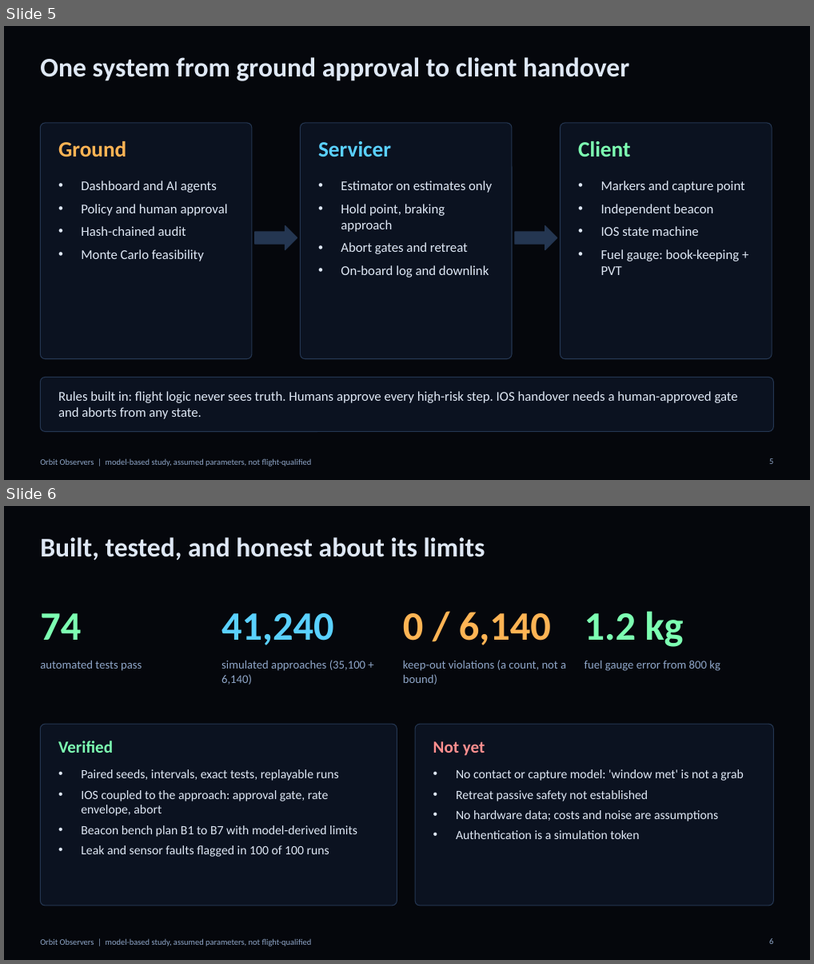
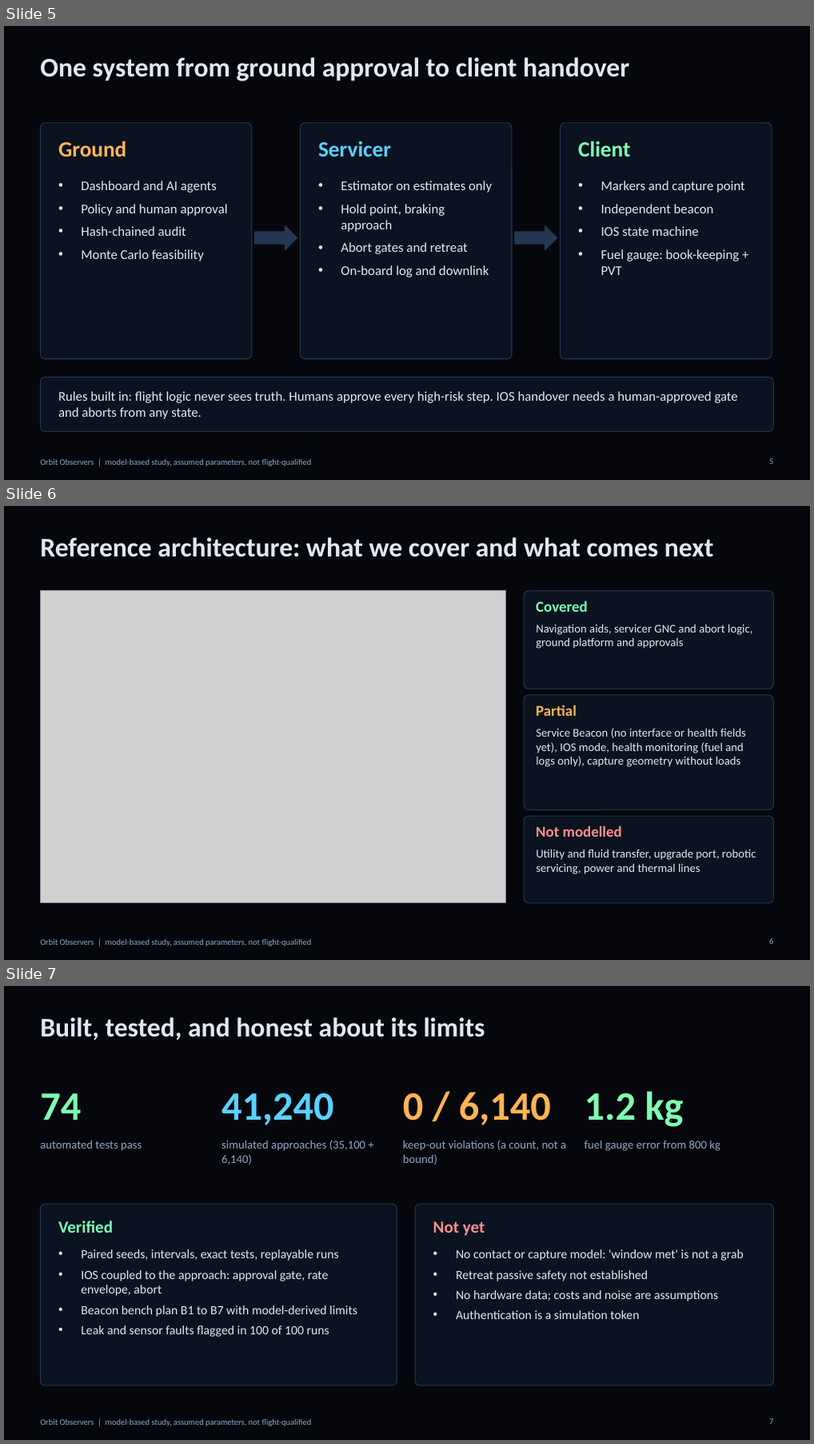
Before and after one commit to Siddharthpatni/Orbit_Observers, a slide deck: docs/presentation/Orbit_Observers_Pitch.pptx. Shown one above the other, each under a label of ours: slides 5 and 6 before the commit, slides 5, 6 and 7 after it. The pictures are 814x964 and 814x1444 pixels, drawn with LibreOffice and Linux fonts; fonts in the diff are those of the drawing; grey boxes stand for pictures. Boxes give left, top, right and bottom in pixels: in the first picture for what was removed or moved away, otherwise in the second. Text is boxed around its words. In the diff, an @@ line names an element or a change of style, - is before the commit and + after.

```diff
--- a/docs/presentation/Orbit_Observers_Pitch.pptx
+++ b/docs/presentation/Orbit_Observers_Pitch.pptx
@@ slide 6 added at box(4, 506, 810, 960), background #05070C; not listed: 1 template element that a slide beside it also shows @@
@@ title added at box(40, 537, 714, 557), 32 pt, text #DFE8F5, bold @@
+Reference architecture: what we cover and what comes next
@@ picture added at box(40, 591, 506, 903) @@
@@ rounded rectangle added at box(524, 591, 774, 688), fill #0B1220, outline #243651 1 pt @@
@@ text added at box(536, 600, 588, 612), 18 pt, text #7DFFB2, bold @@
+Covered
@@ text added at box(536, 624, 753, 648), 14 pt, text #DFE8F5 @@
+Navigation aids, servicer GNC and abort logic, ground platform and approvals
@@ rounded rectangle added at box(524, 695, 774, 810), fill #0B1220, outline #243651 1 pt @@
@@ text added at box(536, 704, 577, 716), 18 pt, text #FFB454, bold @@
+Partial
@@ text added at box(536, 728, 746, 767), 14 pt, text #DFE8F5 @@
+Service Beacon (no interface or health fields yet), IOS mode, health monitoring (fuel and logs only), capture geometry without loads
@@ rounded rectangle added at box(524, 816, 774, 903), fill #0B1220, outline #243651 1 pt @@
@@ text added at box(536, 825, 622, 836), 18 pt, text #FF8F8F, bold @@
+Not modelled
@@ text added at box(536, 848, 757, 874), 14 pt, text #DFE8F5 @@
+Utility and fluid transfer, upgrade port, robotic servicing, power and thermal lines
@@ page number added at box(770, 938, 774, 944), 10 pt, text #8FA6C8 @@
+6
@@ what was slide 6 is now slide 7 @@
@@ page number at box(770, 1418, 774, 1424): text changed @@
-6
+7
```
Also in this commit, not shown: 3 other files.
